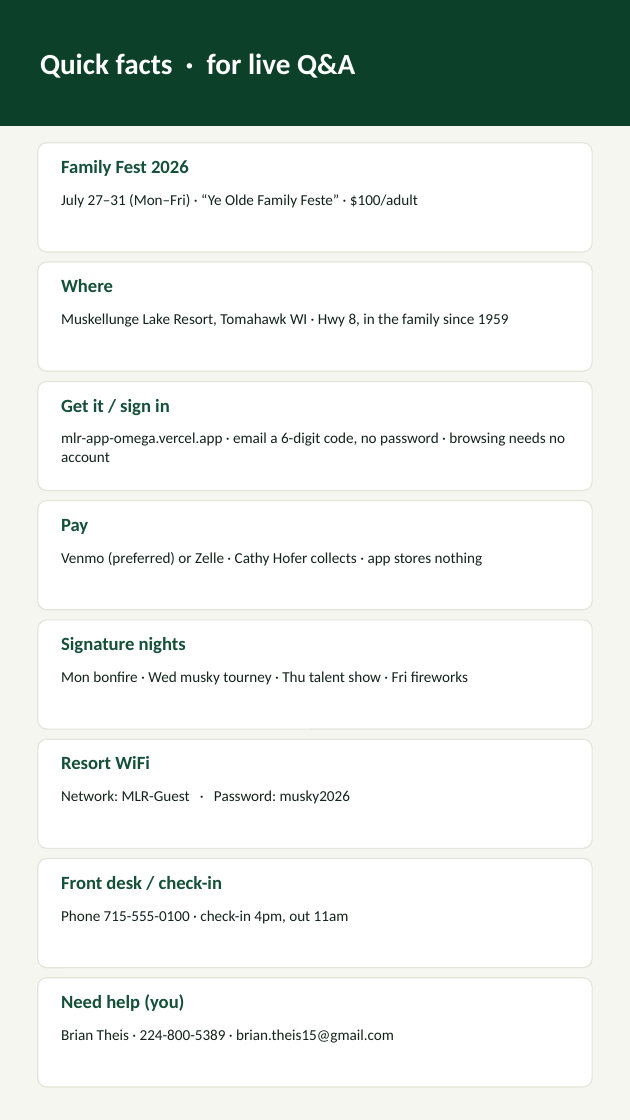
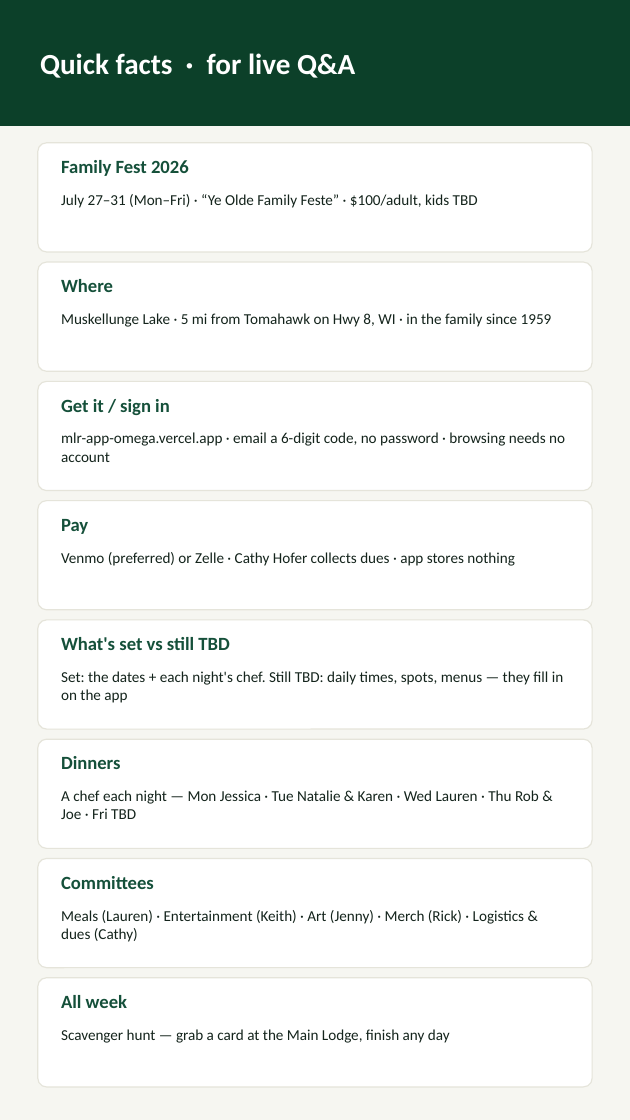
Before and after one commit to btheis15/mlr-app, a slide deck: slide 19 of presentation/MLR-App-Presentation.pptx. Drawn at 630x1120 pixels with LibreOffice and Linux fonts; fonts in the diff are those of the drawing. Boxes give left, top, right and bottom in pixels: in the first picture for what was removed or moved away, otherwise in the second. Text is boxed around its words. In the diff, an @@ line names an element or a change of style, - is before the commit and + after.

```diff
--- a/presentation/MLR-App-Presentation.pptx
+++ b/presentation/MLR-App-Presentation.pptx
@@ text at (x1=61, y1=194, x2=478, y2=208): text changed @@
-July 27–31 (Mon–Fri) · “Ye Olde Family Feste” · $100/adult
+July 27–31 (Mon–Fri) · “Ye Olde Family Feste” · $100/adult, kids TBD
@@ text at (x1=61, y1=313, x2=552, y2=327): text changed @@
-Muskellunge Lake Resort, Tomahawk WI · Hwy 8, in the family since 1959
+Muskellunge Lake · 5 mi from Tomahawk on Hwy 8, WI · in the family since 1959
@@ text at (x1=61, y1=552, x2=514, y2=566): text changed @@
-Venmo (preferred) or Zelle · Cathy Hofer collects · app stores nothing
+Venmo (preferred) or Zelle · Cathy Hofer collects dues · app stores nothing
@@ text at (x1=61, y1=637, x2=229, y2=650): text changed @@
-Signature nights
+What's set vs still TBD
@@ text at (x1=61, y1=671, x2=563, y2=703): text changed @@
-Mon bonfire · Wed musky tourney · Thu talent show · Fri fireworks
+Set: the dates + each night's chef. Still TBD: daily times, spots, menus — they fill in on the app
@@ text at (x1=61, y1=756, x2=120, y2=769): text changed @@
-Resort WiFi
+Dinners
@@ text at (x1=61, y1=790, x2=539, y2=819): text changed @@
-Network: MLR-Guest · Password: musky2026
+A chef each night — Mon Jessica · Tue Natalie & Karen · Wed Lauren · Thu Rob & Joe · Fri TBD
@@ text at (x1=61, y1=876, x2=154, y2=889): text changed @@
-Front desk / check-in
+Committees
@@ text at (x1=61, y1=910, x2=524, y2=942): text changed @@
-Phone 715-555-0100 · check-in 4pm, out 11am
+Meals (Lauren) · Entertainment (Keith) · Art (Jenny) · Merch (Rick) · Logistics & dues (Cathy)
@@ text at (x1=61, y1=995, x2=127, y2=1008): text changed @@
-Need help (you)
+All week
@@ text at (x1=61, y1=1029, x2=450, y2=1043): text changed @@
-Brian Theis · 224-800-5389 · brian.theis15@gmail.com
+Scavenger hunt — grab a card at the Main Lodge, finish any day
```
Also in this commit, not shown: 4 other slides changed, 2 other files.
